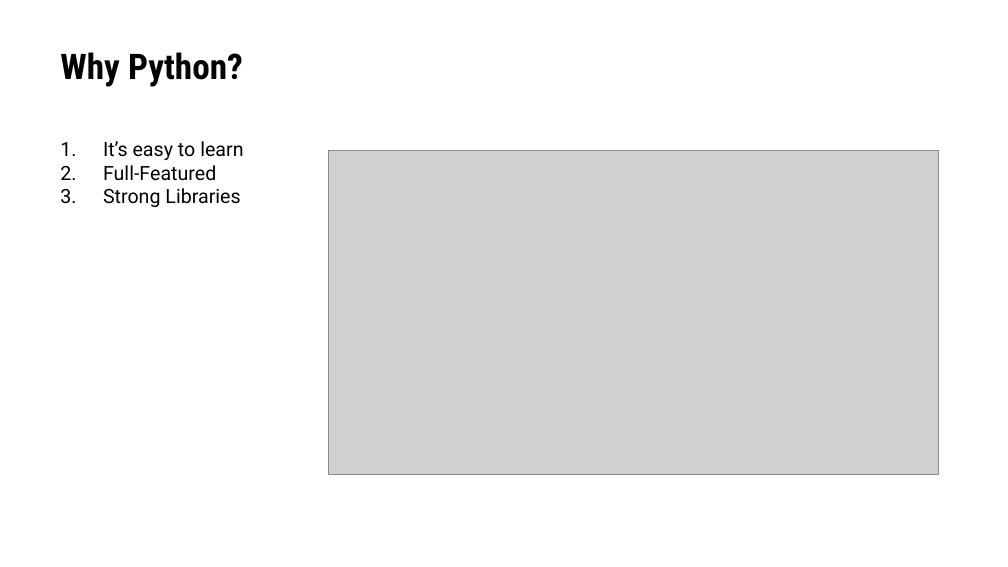
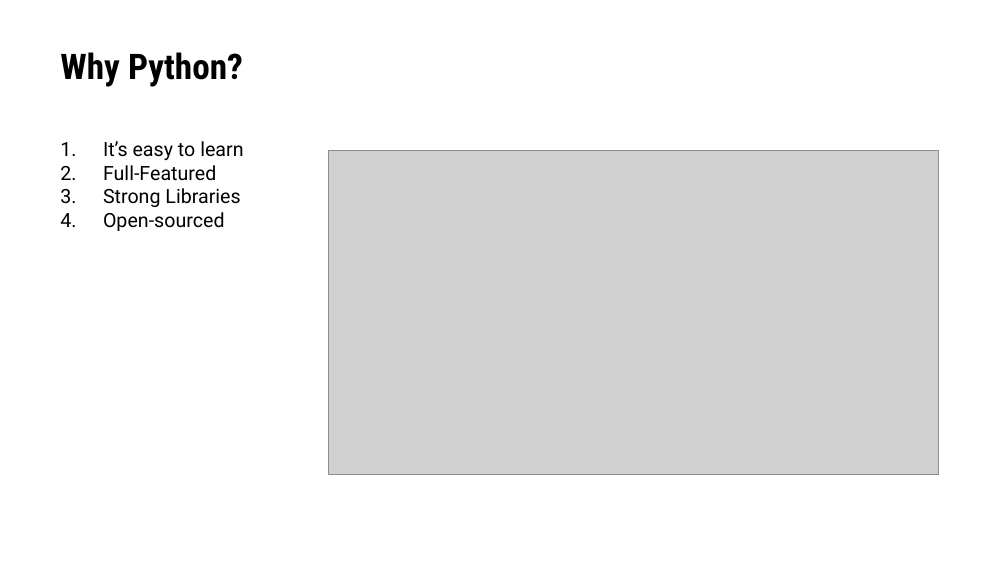
Before and after one commit to hussein88al88amouri/Python_Workshop_for_Data_Science, a slide deck: slide 3 of Python for Data Science _ Python Introduction.pptx. Drawn at 1008x567 pixels with LibreOffice and Linux fonts; fonts in the diff are those of the drawing; grey boxes stand for pictures. Boxes give left, top, right and bottom in pixels: in the first picture for what was removed or moved away, otherwise in the second. Text is boxed around its words. In the diff, an @@ line names an element or a change of style, - is before the commit and + after.

```diff
--- a/Python for Data Science _ Python Introduction.pptx
+++ b/Python for Data Science _ Python Introduction.pptx
@@ text at [103, 212, 225, 231]: paragraph added @@
+4. Open-sourced
```
Also in this commit, not shown: 1 other slide changed, 4 other files.
